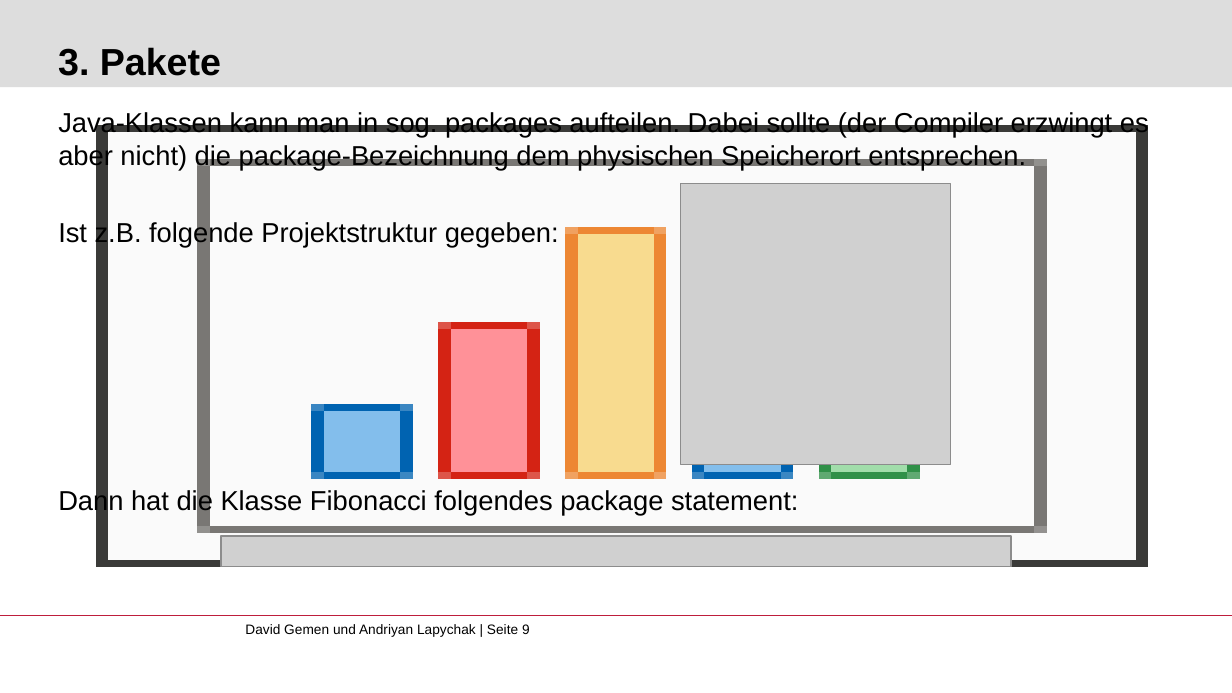
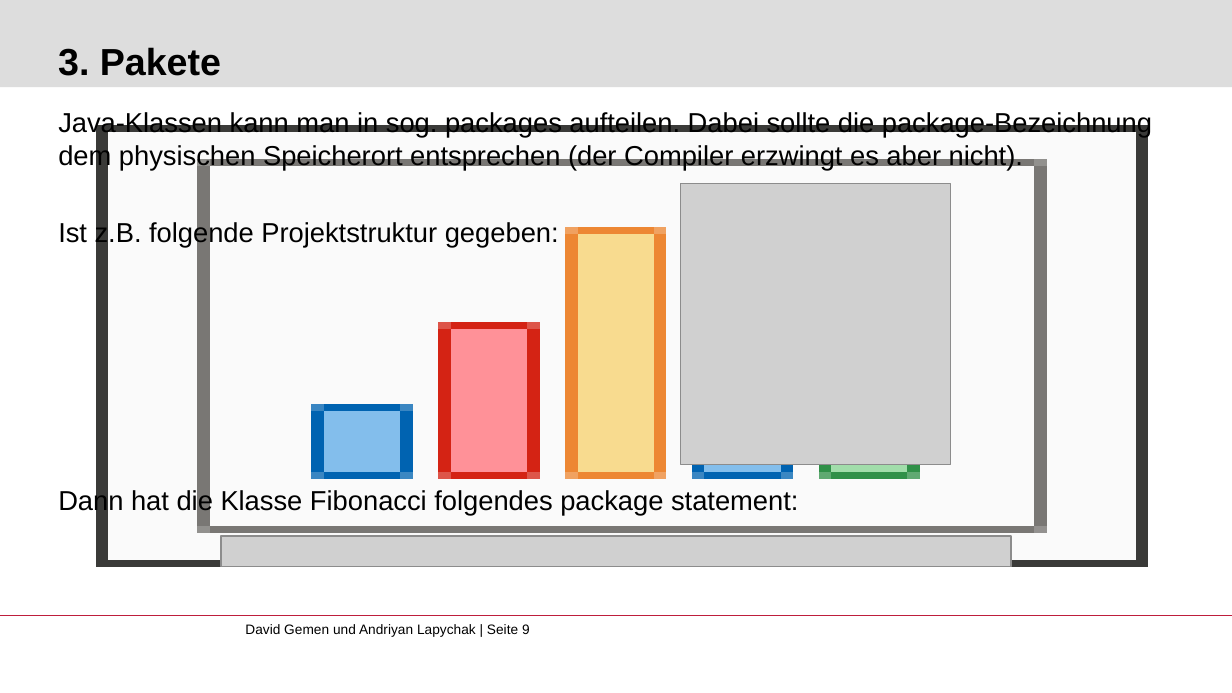
Before and after one commit to gemdav/Programmieren-1-Tutorium, a slide deck: slide 9 of slides/04_functions_classes_packages.pptx. Drawn at 1232x693 pixels with LibreOffice and Linux fonts; fonts in the diff are those of the drawing; grey boxes stand for pictures; background and template pictures are left out. Boxes give left, top, right and bottom in pixels: in the first picture for what was removed or moved away, otherwise in the second. Text is boxed around its words. In the diff, an @@ line names an element or a change of style, - is before the commit and + after.

```diff
--- a/slides/04_functions_classes_packages.pptx
+++ b/slides/04_functions_classes_packages.pptx
@@ text at (x1=58, y1=112, x2=1152, y2=171): text changed @@
-Java-Klassen kann man in sog. packages aufteilen. Dabei sollte (der Compiler erzwingt es aber nicht) die package-Bezeichnung dem physischen Speicherort entsprechen.
+Java-Klassen kann man in sog. packages aufteilen. Dabei sollte die package-Bezeichnung dem physischen Speicherort entsprechen (der Compiler erzwingt es aber nicht).
```
Also in this commit, not shown: 4 other slides changed, 2 other files.
